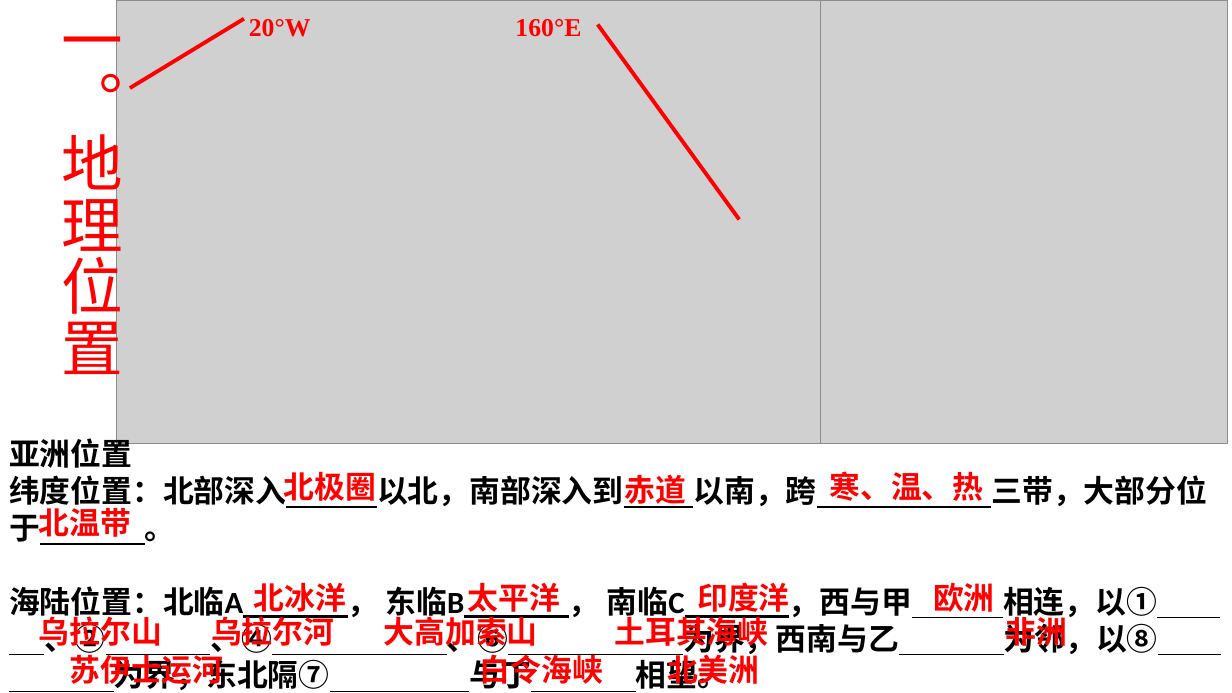
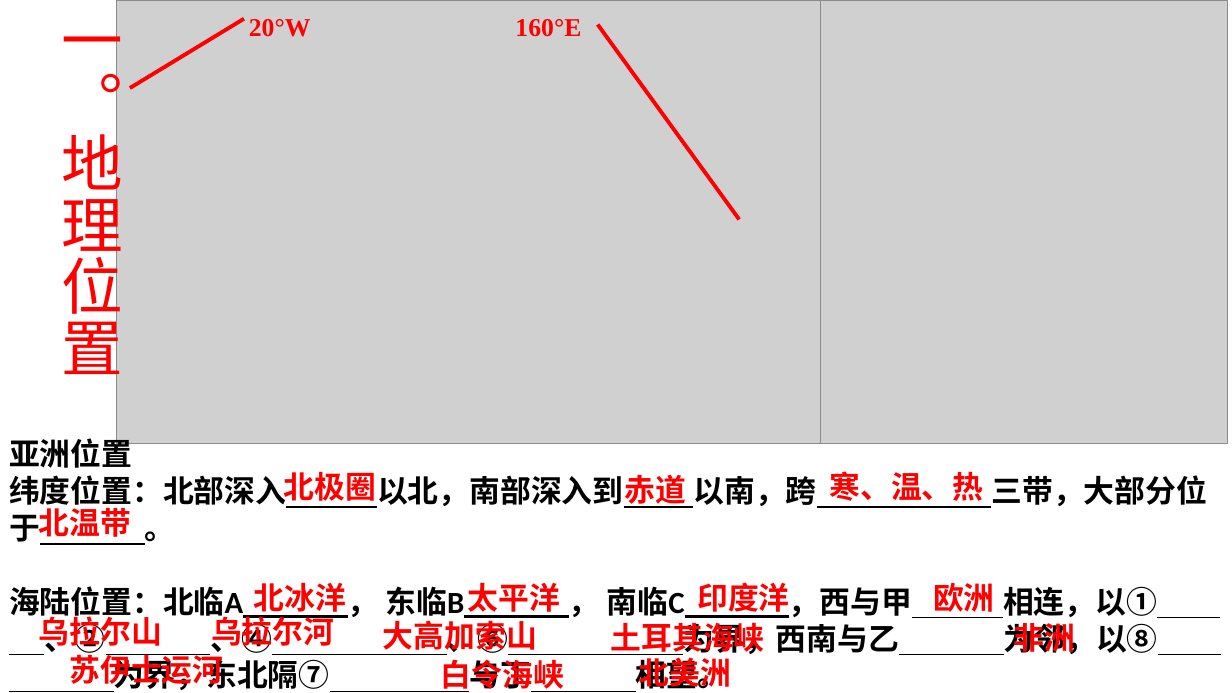
Before and after one commit to GHL0612/Learn, a slide deck: slide 3 of 课件/地理/八下/七下总复习/6-1亚洲和欧洲/9.八年级总复习七下6-1亚洲和欧洲课件和导学案/八年级总复习七下6-1亚洲及欧洲 复习.pptx. Drawn at 1232x693 pixels with LibreOffice and Linux fonts; fonts in the diff are those of the drawing; grey boxes stand for pictures. Boxes give left, top, right and bottom in pixels: in the first picture for what was removed or moved away, otherwise in the second. Text is boxed around its words. In the diff, an @@ line names an element or a change of style, - is before the commit and + after.

```diff
--- a/课件/地理/八下/七下总复习/6-1亚洲和欧洲/9.八年级总复习七下6-1亚洲和欧洲课件和导学案/八年级总复习七下6-1亚洲及欧洲 复习.pptx
+++ b/课件/地理/八下/七下总复习/6-1亚洲和欧洲/9.八年级总复习七下6-1亚洲和欧洲课件和导学案/八年级总复习七下6-1亚洲及欧洲 复习.pptx
@@ text "大高加索山": place and size @@
-text "大高加索山" at [384, 612, 538, 652]
+text "大高加索山" at [383, 616, 537, 655]
@@ text "土耳其海峡" rewrapped from [615, 612, 769, 652] to [611, 622, 765, 658] @@
@@ text "非洲": place and size @@
-text "非洲" at [1006, 612, 1068, 652]
+text "非洲" at [1013, 618, 1075, 658]
@@ text "白令海峡" rewrapped from [480, 650, 603, 689] to [441, 659, 564, 692] @@
@@ text "北美洲": place and size @@
-text "北美洲" at [667, 650, 759, 690]
+text "北美洲" at [638, 653, 730, 693]
```
Also in this commit, not shown: 2 other slides changed, 1 slide removed, 40 other files.
